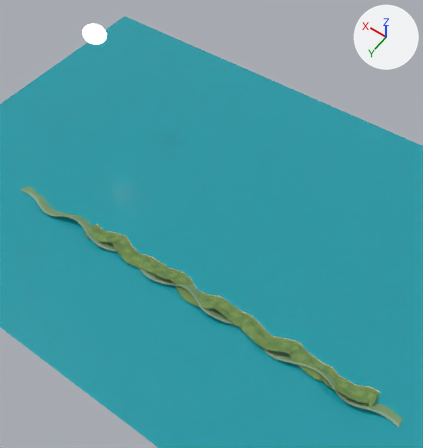
What one commit did to the glTF model frontend/projects/ride/public/courses/bathsheba.glb.
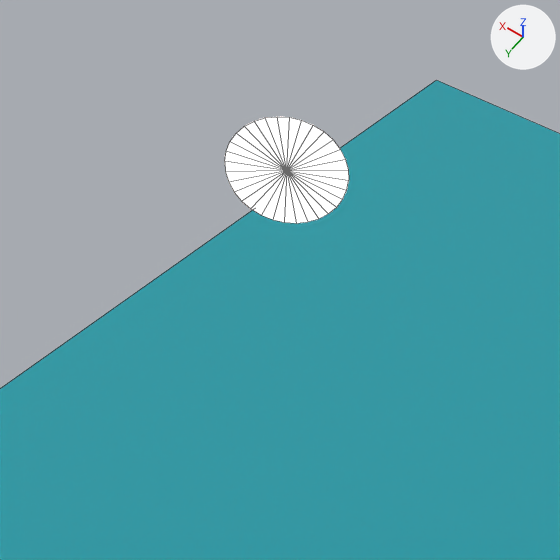
The first picture shows the older version from a 50 mm camera at (47.0, 7999.0, 15972.0) aimed at (6495.0, -1028.0, 1786.0). The close-ups show the older and then the newer version on the part from 9% to 35% of the width and 0% to 25% of the height of that picture. Only the edits that show in the close-ups are written down. The axes (+X, +Y, +Z) are drawn at upper right. The lights are the same throughout. The close-ups show mesh edges as thin lines. Where no turn or scale is listed for an object, it has been applied to the vertices.

The first close-up shows 'Sea', 'Sun'.
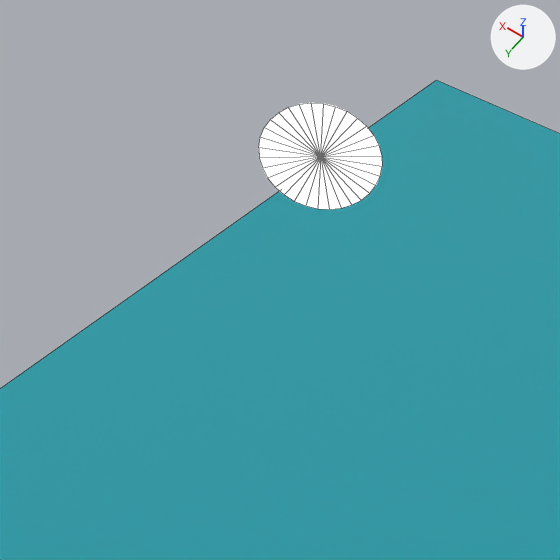
Where the newer file only moved an object's origin or applied its transform, the numbers keep the older frame.

The change, as a diff of the scene's bpy script:
```diff
--- a/frontend/projects/ride/public/courses/bathsheba.glb.py
+++ b/frontend/projects/ride/public/courses/bathsheba.glb.py
@@ ob_sun @@
 ob_sun = bpy.data.objects.new('Sun', me_sun)
-ob_sun.location = (13166.0, -3689.0, 3688.0)
+ob_sun.location = (13088.0, -3945.0, 3688.0)
```

Pixel boxes [x1, y1, x2, y2] of what changed, in the close-ups (560 x 560 px):
'Sun', moved: before [225, 117, 349, 223]; after [259, 103, 382, 209]
